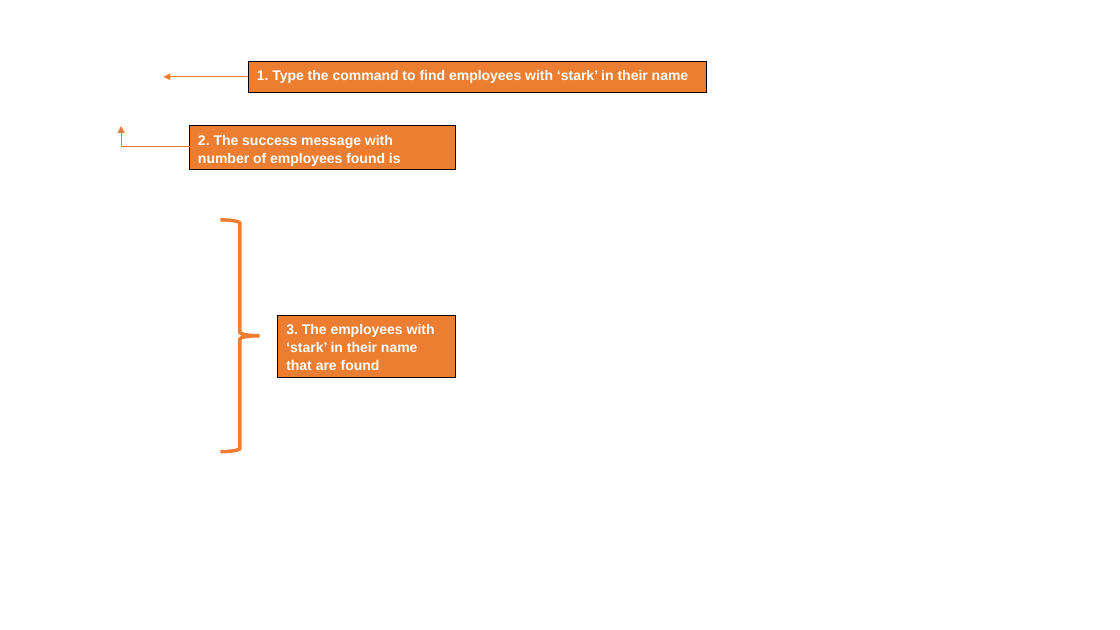
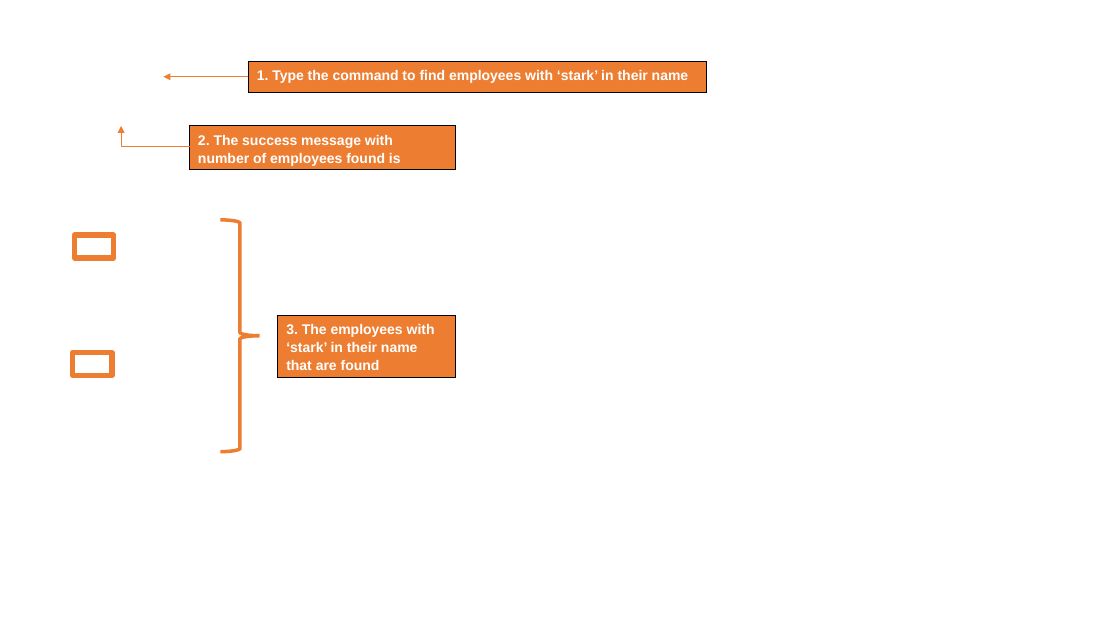
Before and after one commit to shunnizuka/main, a slide deck: slide 7 of docs/diagrams/Shune'sCommand.pptx. Drawn at 1120x630 pixels with LibreOffice and Linux fonts; fonts in the diff are those of the drawing; background and template pictures are left out. Boxes give left, top, right and bottom in pixels: in the first picture for what was removed or moved away, otherwise in the second. Text is boxed around its words. In the diff, an @@ line names an element or a change of style, - is before the commit and + after.

```diff
--- a/docs/diagrams/Shune'sCommand.pptx
+++ b/docs/diagrams/Shune'sCommand.pptx
@@ rectangle added at [75, 235, 114, 259], outline #ED7D31 4.5 pt @@
@@ rectangle added at [73, 353, 113, 376], outline #ED7D31 4.5 pt @@
```
Also in this commit, not shown: 6 other slides changed, 1 slide added, 10 other files.
